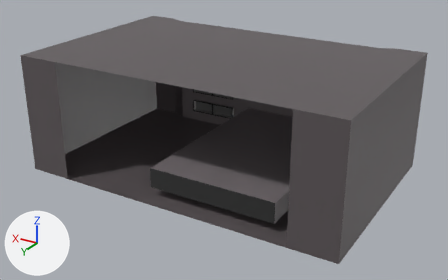
Renders of the glTF model 3dplayer/model/chassis.glb from each side of a commit.
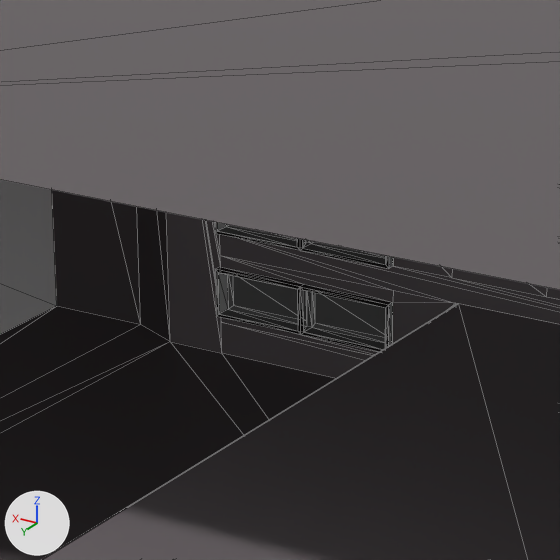
There are two pictures of each version: one whole from a 50 mm camera at (-6.36, 10.55, 4.48) aimed at (-0.11, 0.14, -0.73), one close up on the part from 32% to 61% of the width and 14% to 59% of the height. Every picture has the same lights, and +X, +Y and +Z are marked at lower left. The close-ups show mesh edges as thin lines.

The older version as bpy lines, for what is in view:
```python
me_cube = bpy.data.meshes.new('Cube')
me_cube.from_pydata(...)  # 249 vertices, 451 faces; spans x -0.92..0.92, y -1.0..1.07, z -1.47..1.09
# faces by material slot: [45, 8, 150, 248]
me_cube.materials.append(mat_metalsides)  # dark grey #5d5759
me_cube.materials.append(mat_displayglass)  # black #333333
me_cube.materials.append(mat_frontpanel)  # grey #7c7578
me_cube.materials.append(mat_interior)  # black #161313
me_cube_011 = bpy.data.meshes.new('Cube.011')
me_cube_011.from_pydata(...)  # 24 vertices, 38 faces; spans x 0.263..0.563, y 0.977..1.028, z -0.685..-0.424
me_cube_011.materials.append(mat_buttons)  # grey #707070
me_cube_012 = bpy.data.meshes.new('Cube.012')
me_cube_012.from_pydata(...)  # 24 vertices, 38 faces; spans x 0.263..0.563, y 0.977..1.028, z -1.203..-0.943
me_cube_012.materials.append(mat_buttons)  # grey #707070
ob_casing = bpy.data.objects.new('Casing', me_cube)
ob_casing.location = (0.0, 0.0, 0.0)
ob_casing.scale = (3.82, -2.15, 1.0)
ob_doublebutton8 = bpy.data.objects.new('DoubleButton8', me_cube_011)
ob_doublebutton8.location = (0.0, 0.0, 0.0)
ob_doublebutton8.scale = (3.82, -2.15, 1.0)
ob_doublebutton9 = bpy.data.objects.new('DoubleButton9', me_cube_012)
ob_doublebutton9.location = (0.0, 0.0, 0.0)
ob_doublebutton9.scale = (3.82, -2.15, 1.0)
```
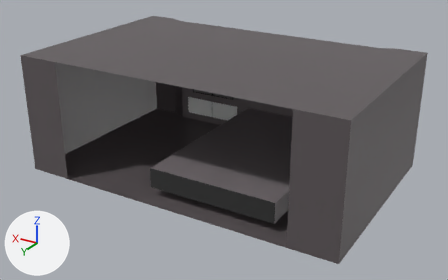
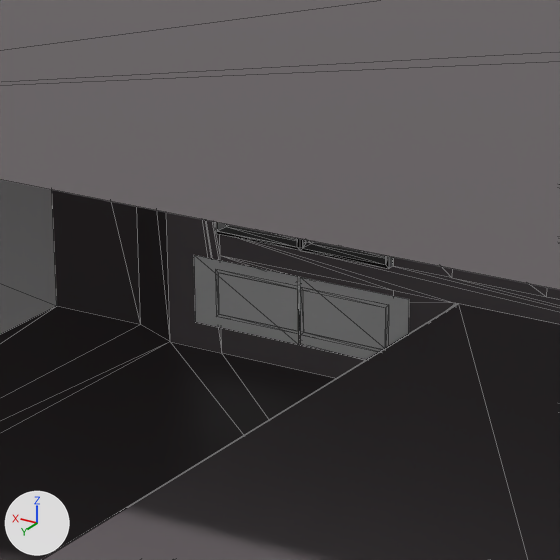
Changed parts and their boxes [x1, y1, x2, y2] in the close-ups (560 x 560 px):
'ButtonStandby', added: after [194, 255, 299, 345]
'ButtonStop', added: after [300, 277, 409, 360]
'DoubleButton9', unchanged, covered by the edit: before [218, 273, 386, 350]

Patch to the scene script:
```diff
--- a/3dplayer/model/chassis.glb.py
+++ b/3dplayer/model/chassis.glb.py
@@ me_cube_054 @@
+me_cube_054.from_pydata([(-0.412, 1.021, 0.448), (-0.412, 1.021, 0.023), (-0.603, 1.021, 0.023), (-0.603, 1.021, 0.448)], [], [(0, 1, 2), (0, 2, 3)])
+me_cube_054.materials.append(mat_hittarget)  # white #ffffff
@@ ob_buttonstandby @@
+ob_buttonstandby = bpy.data.objects.new('ButtonStandby', me_cube_054)
+ob_buttonstandby.location = (3.895, 0.1, -1.308)
+ob_buttonstandby.scale = (3.82, -2.15, 1.0)
@@ ob_buttonstop @@
+ob_buttonstop = bpy.data.objects.new('ButtonStop', me_cube_054.copy())
+ob_buttonstop.location = (3.154, 0.1, -1.308)
+ob_buttonstop.scale = (3.82, -2.15, 1.0)
```
